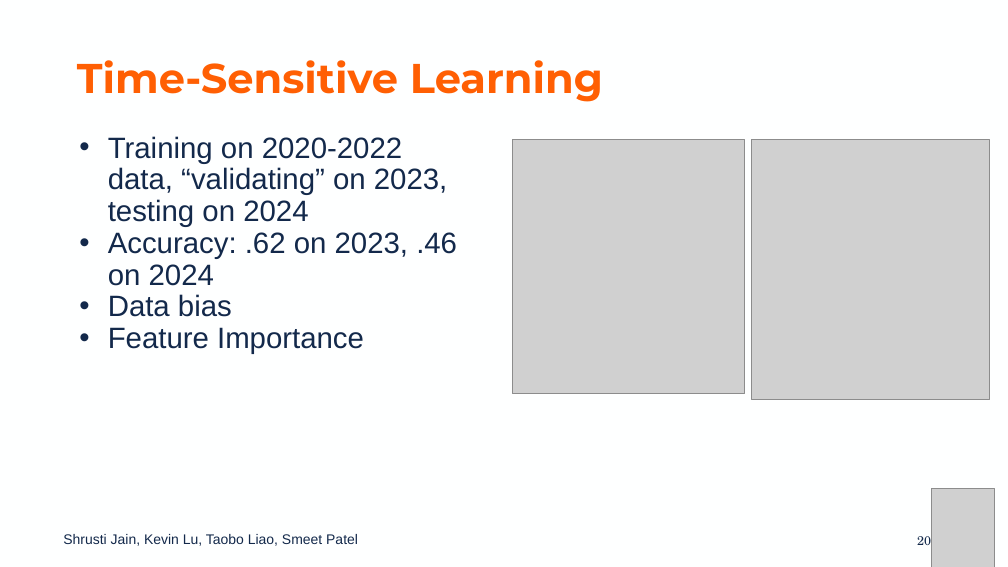
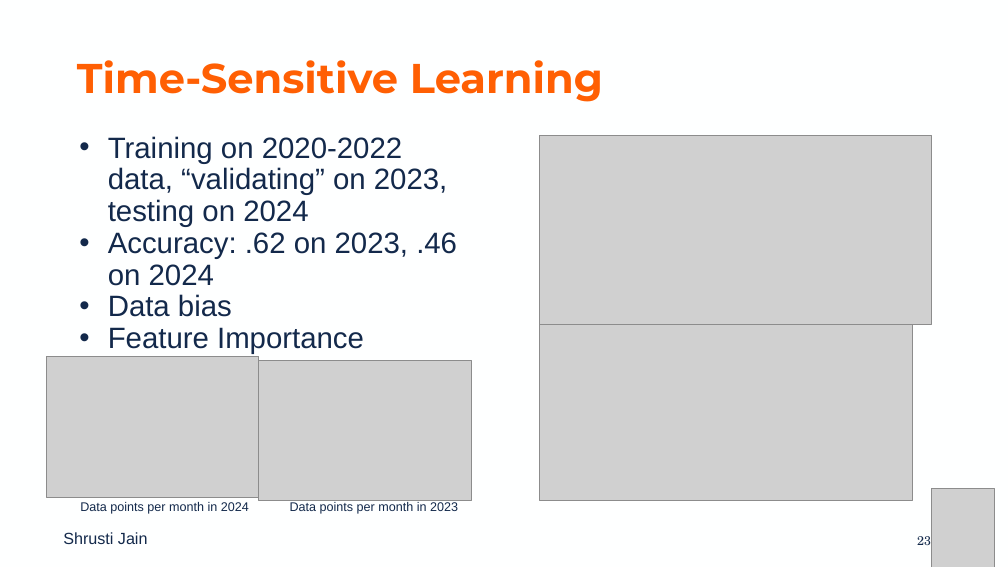
Before and after one commit to kslu2/Predicting_LA_Crimes, a slide deck: slide 23 of Project Presentation.pptx (slide 20 before the commit). Drawn at 1008x567 pixels with LibreOffice and Linux fonts; fonts in the diff are those of the drawing; grey boxes stand for pictures; background and template pictures are left out. Boxes give left, top, right and bottom in pixels: in the first picture for what was removed or moved away, otherwise in the second. Text is boxed around its words. In the diff, an @@ line names an element or a change of style, - is before the commit and + after.

```diff
--- a/Project Presentation.pptx
+++ b/Project Presentation.pptx
@@ picture added at (540,135,932,324) @@
@@ picture added at (540,324,913,501) @@
@@ picture: place and size @@
-picture at (513,139,746,393)
+picture at (46,356,259,497)
@@ picture: place and size @@
-picture at (751,139,989,399)
+picture at (259,361,471,501)
@@ text added at (80,502,249,514), 12 pt, text #13294B @@
+Data points per month in 2024
@@ text added at (290,502,458,514), 12 pt, text #13294B @@
+Data points per month in 2023
@@ text at (63,532,148,544): text changed; size 13.3 to 15.4 pt @@
-Shrusti Jain, Kevin Lu, Taobo Liao, Smeet Patel
+Shrusti Jain
@@ page number at (917,536,931,545): text changed @@
-20
+23
```
Also in this commit, not shown: 19 other slides changed, 5 slides added, 4 slides removed, 3 other files.
